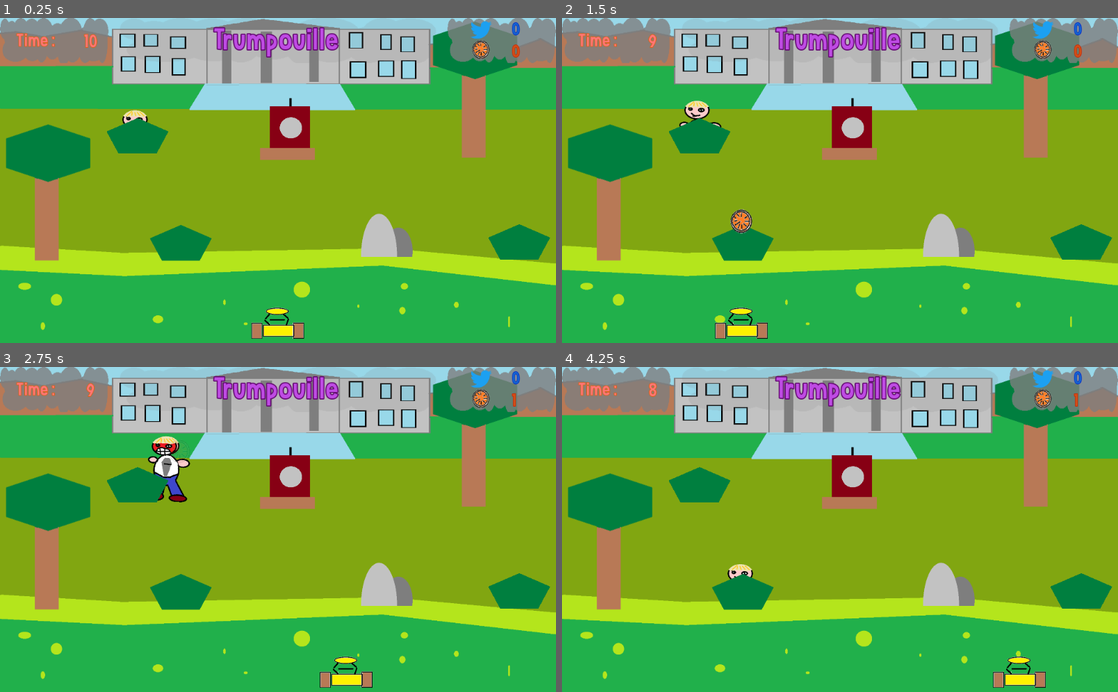
Above: before the commit, frames 1-4 (two rows, left to right).
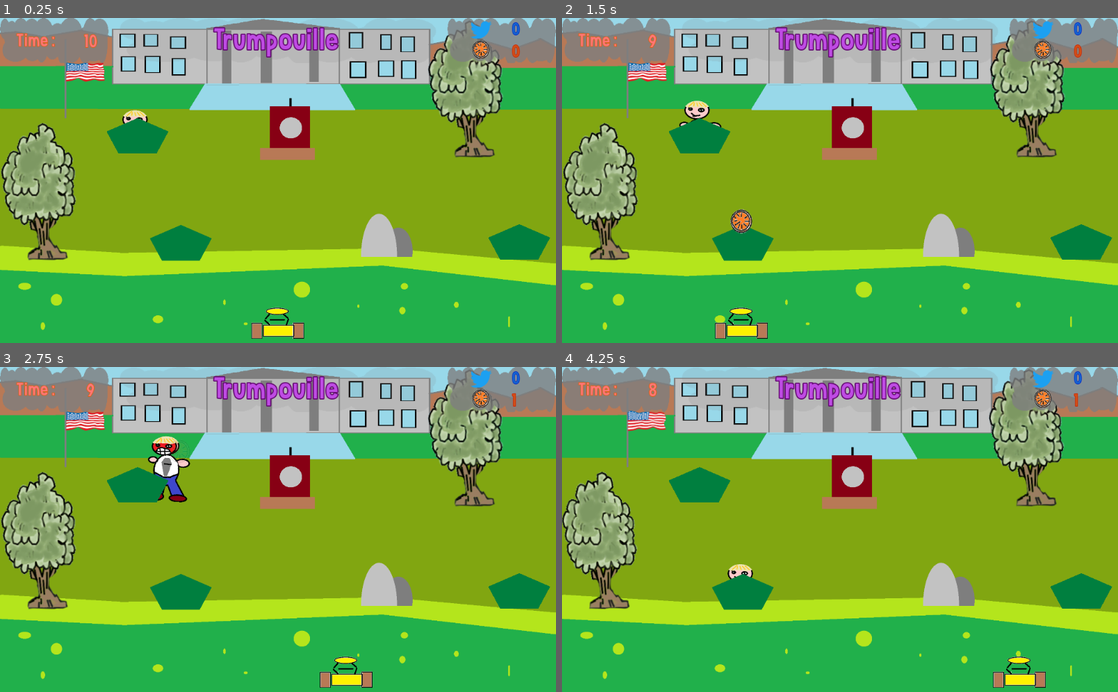
Above: after the commit, the same moments.

Repository: luciechevallier/Project1
Game: Godot game, scene res://main_scene.tscn
The game is run twice, just before and just after one commit, with the same random seed, the same clock (stepped at 60 frames per second) and the same inputs.
Inputs (mouse positions are in pixels of both pictures, inside the frame that each line leads up to):
- Up to frame 1 (0.25 s): no input
- Up to frame 2 (1.5 s): move the mouse to (962, 164) at 0.52 s; click (962, 164) at 0.6 s; move the mouse to (728, 196) at 1.27 s; click (728, 196) at 1.35 s
- Up to frame 3 (2.75 s): move the mouse to (333, 458) at 2.02 s; click (333, 458) at 2.1 s
- Up to frame 4 (4.25 s): move the mouse to (812, 594) at 2.77 s; click (812, 594) at 2.85 s; move the mouse to (1006, 578) at 3.52 s; click (1006, 578) at 3.6 s

The runs differ from the first frame. In frame 1, 8.8% of the frame differs, in the area x 0-94%, y 0-75%; in frame 2, 8.8%; in frame 3, 8.8%; in frame 4, 8.9%.

Commit message:
Ajout de l'animation de l'arbre et du drapeau sur la scéne principale

Diff:
--- a/code/main_scene.gd
+++ b/code/main_scene.gd
@@ -11,6 +11,7 @@
 enum {OBJECT, SCALE, POSITION, DIRECTION}
 var allNode = {}
 var trumpouille_inst = null
+var scale_trumpouille = 0.5
 var tweet = load("res://prefab/tweet.tscn")
 
 
@@ -102,7 +103,7 @@
 func spawn_trumpouille():
 	var nodeSpawn = randArray([BUSH, BUSH2, BUSH3, TREE, TREE2, ROCK, DESK])
 	trumpouille_inst = trumpouille.instance()
-	trumpouille_inst.start(allNode[nodeSpawn][POSITION], Vector2(0.5, 0.5), allNode[nodeSpawn][OBJECT].get_name(), allNode[nodeSpawn][DIRECTION])
+	trumpouille_inst.start(allNode[nodeSpawn][POSITION], Vector2(1, 1) * scale_trumpouille, allNode[nodeSpawn][OBJECT].get_name(), allNode[nodeSpawn][DIRECTION])
 	add_child(trumpouille_inst)
 	move_child(trumpouille_inst, $tree.get_index())
 	allNode[TRUMPOUILLE] = { OBJECT:trumpouille_inst, SCALE:trumpouille_inst.global_scale, POSITION:trumpouille_inst.global_position }
--- a/main_scene.tscn
+++ b/main_scene.tscn
@@ -9,6 +9,7 @@
 [ext_resource path="res://prefab/rock.tscn" type="PackedScene" id=7]
 [ext_resource path="res://prefab/desk.tscn" type="PackedScene" id=8]
 [ext_resource path="res://prefab/menu.tscn" type="PackedScene" id=9]
+[ext_resource path="res://prefab/flag.tscn" type="PackedScene" id=10]
 
 [sub_resource type="RectangleShape2D" id=1]
 extents = Vector2( 588.039, 61.2274 )
@@ -77,6 +78,9 @@
 wait_time = 0.5
 autostart = true
 
+[node name="flag" parent="." instance=ExtResource( 10 )]
+position = Vector2( 158.571, 97.219 )
+
 [node name="HUD" parent="." instance=ExtResource( 6 )]
 anchor_bottom = 0.2
 margin_right = 1022.0
--- a/prefab/HUD.tscn
+++ b/prefab/HUD.tscn
@@ -5,7 +5,6 @@
 [ext_resource path="res://font/Niagaraphobia-Bro3.ttf" type="DynamicFontData" id=3]
 [ext_resource path="res://img/Tartouille.png" type="Texture" id=4]
 [ext_resource path="res://img/Twitter_Bird.png" type="Texture" id=5]
-
 
 [sub_resource type="DynamicFont" id=1]
 size = 34
--- /dev/null
+++ b/prefab/flag.tscn
@@ -0,0 +1,36 @@
+[gd_scene load_steps=3 format=2]
+
+[ext_resource path="res://img/animation drapeau.png" type="Texture" id=1]
+
+[sub_resource type="Animation" id=1]
+resource_name = "wind"
+length = 1.2
+loop = true
+step = 0.2
+tracks/0/type = "value"
+tracks/0/path = NodePath("Sprite:frame")
+tracks/0/interp = 1
+tracks/0/loop_wrap = true
+tracks/0/imported = false
+tracks/0/enabled = true
+tracks/0/keys = {
+"times": PoolRealArray( 0, 0.2, 0.4, 0.6, 0.8, 1 ),
+"transitions": PoolRealArray( 1, 1, 1, 1, 1, 1 ),
+"update": 1,
+"values": [ 0, 1, 2, 4, 5, 6 ]
+}
+
+[node name="flag" type="Node2D"]
+__meta__ = {
+"_edit_group_": true
+}
+
+[node name="Sprite" type="Sprite" parent="."]
+texture = ExtResource( 1 )
+vframes = 3
+hframes = 3
+frame = 6
+
+[node name="AnimationPlayer" type="AnimationPlayer" parent="."]
+autoplay = "wind"
+anims/wind = SubResource( 1 )
--- a/prefab/tree.tscn
+++ b/prefab/tree.tscn
@@ -1,9 +1,26 @@
-[gd_scene load_steps=3 format=2]
+[gd_scene load_steps=4 format=2]
 
-[ext_resource path="res://img/obstacle.png" type="Texture" id=1]
+[ext_resource path="res://img/ANIMATION ARBRE.png" type="Texture" id=1]
 
 [sub_resource type="RectangleShape2D" id=1]
 extents = Vector2( 38.4517, 132.822 )
+
+[sub_resource type="Animation" id=2]
+resource_name = "wind"
+length = 1.2
+loop = true
+tracks/0/type = "value"
+tracks/0/path = NodePath("Sprite:frame")
+tracks/0/interp = 1
+tracks/0/loop_wrap = true
+tracks/0/imported = false
+tracks/0/enabled = true
+tracks/0/keys = {
+"times": PoolRealArray( 0, 0.2, 0.4, 0.6, 0.8, 1 ),
+"transitions": PoolRealArray( 1, 1, 1, 1, 1, 1 ),
+"update": 1,
+"values": [ 0, 1, 2, 3, 4, 5 ]
+}
 
 [node name="tree" type="Area2D"]
 collision_layer = 2
@@ -13,10 +30,17 @@
 }
 
 [node name="Sprite" type="Sprite" parent="."]
-position = Vector2( 41.5774, -127.252 )
+position = Vector2( -13, -190 )
+rotation = 0.0349066
 texture = ExtResource( 1 )
-hframes = 4
+vframes = 2
+hframes = 3
+frame = 5
 
 [node name="CollisionShape2D" type="CollisionShape2D" parent="."]
 position = Vector2( -1.25989, -123.472 )
 shape = SubResource( 1 )
+
+[node name="AnimationPlayer" type="AnimationPlayer" parent="."]
+autoplay = "wind"
+anims/wind = SubResource( 2 )
Binary file changed: img/ANIMATION ARBRE.png
Not shown, added: img/ANIMATION ARBRE.png.import
Not shown, added: img/animation drapeau.png.import
Binary file changed: img/background.png
Not shown: 1 places in main_scene.tscn that only renumber resources
